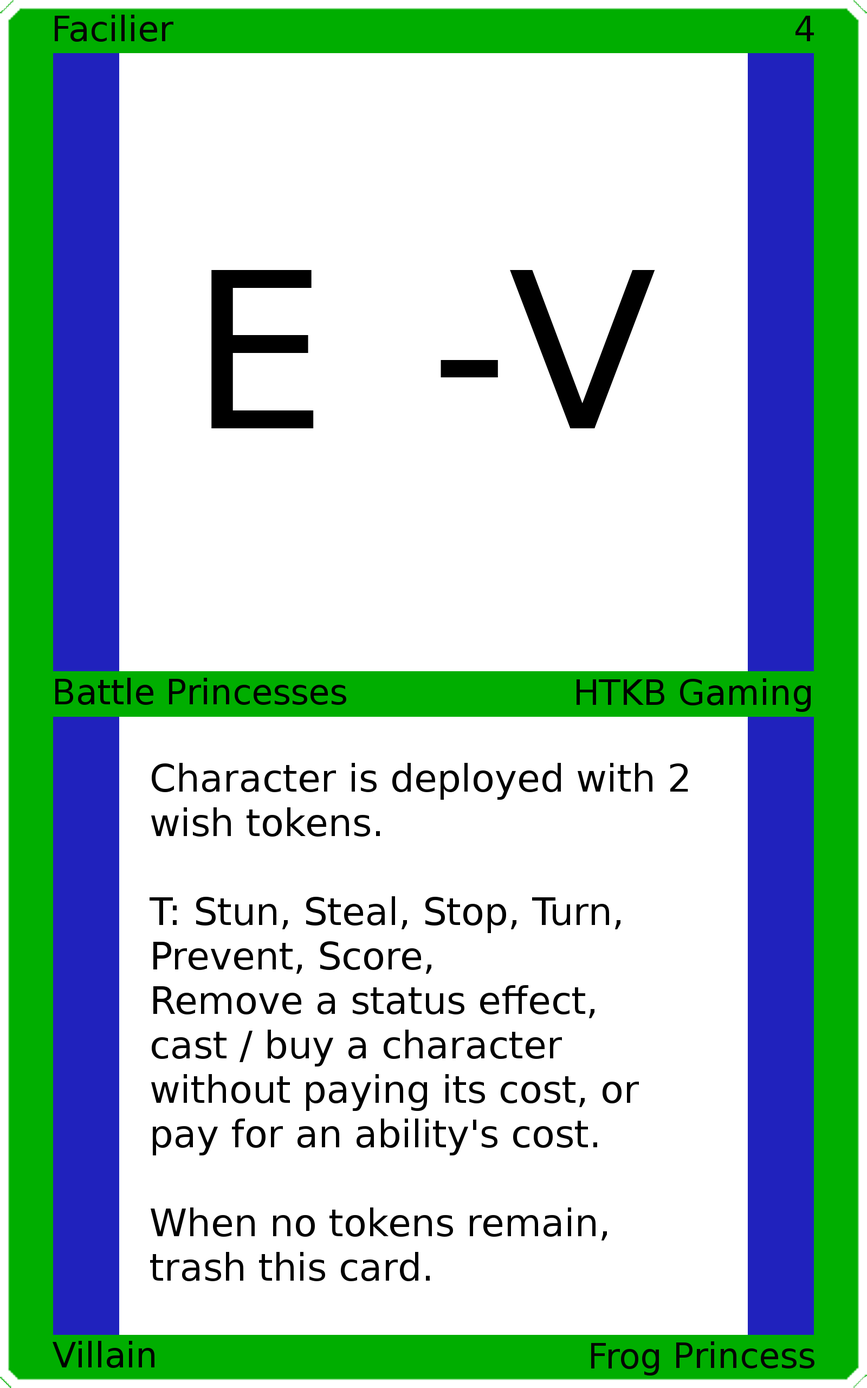
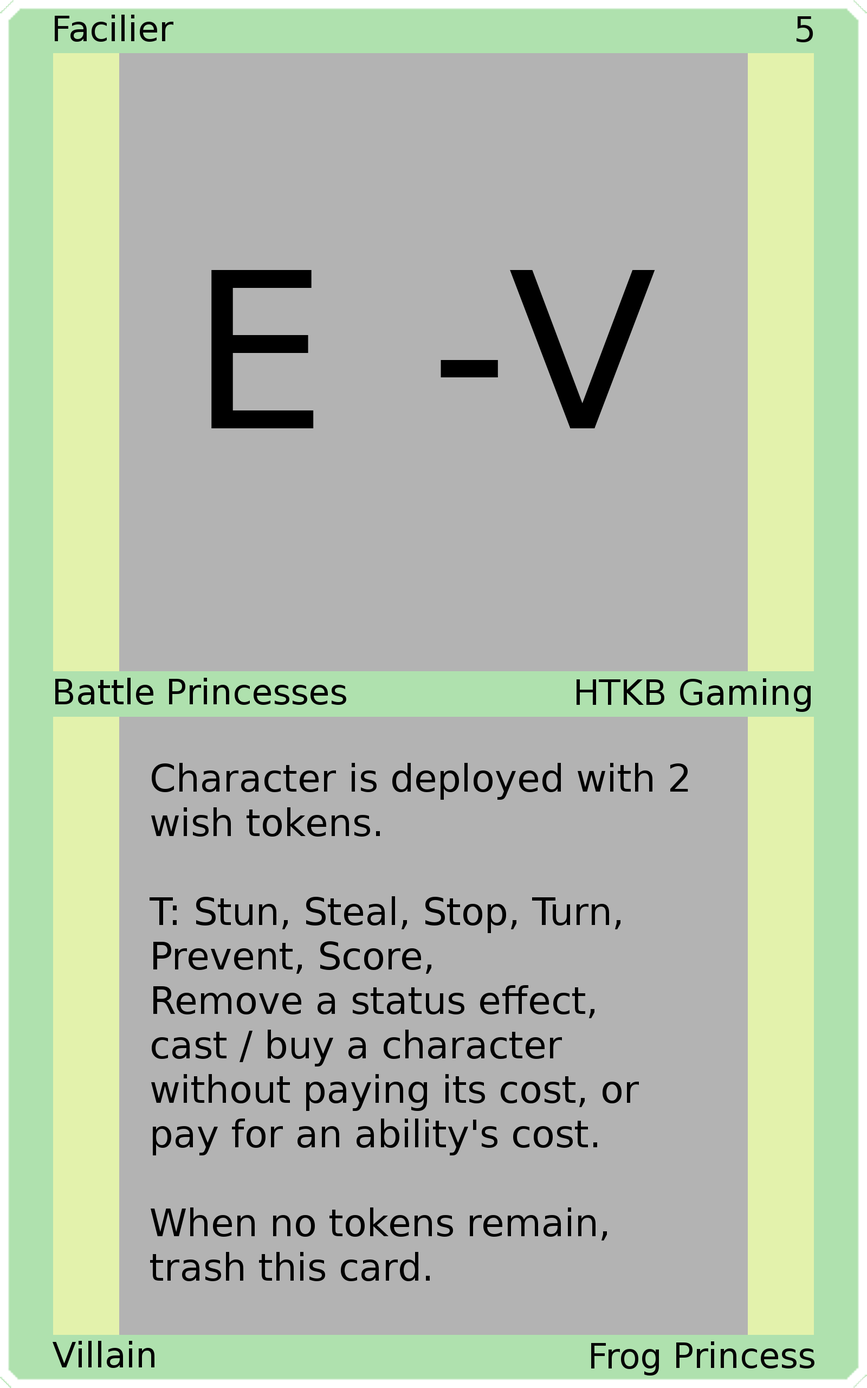
Before/after of a 867 × 1388 layered artwork. What changed in the layer stack:
painted on "Upper Right" over bbox(795, 15, 815, 43)
painted on "Border" over bbox(0, 0, 867, 1388)
painted on "Top Background" over bbox(119, 52, 748, 673)
painted on "Bottom Background" over bbox(119, 715, 748, 1336)
painted on "Background" over bbox(35, 35, 832, 1352)
